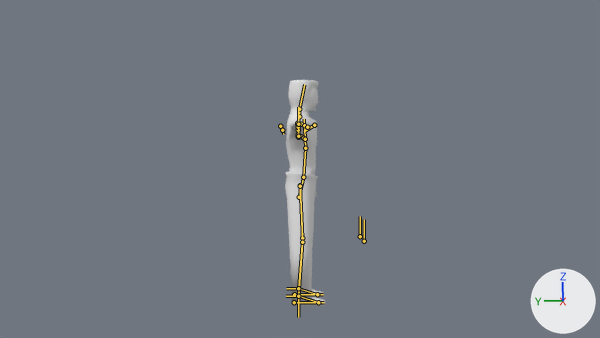
Before and after pictures for a commit that changed the Blender file P3D Tutorial/design/Character1/Character1.blend.
One viewpoint serves both versions: the file's camera 'Camera'. Lighting does not change. The marker at lower right points along +X, +Y and +Z. The bones that bend it are drawn over the model as lines.

Names of what the first picture shows: 'Character'.
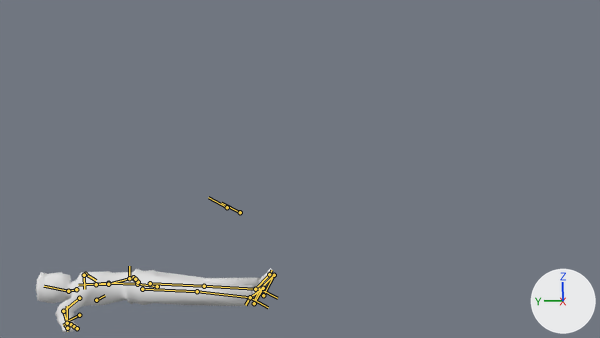
The newer file adds an action. The first version stands in its rest pose; the second is drawn at frame 20 of the action 'defeated'.

What differs and where, as boxes [x1, y1, x2, y2] in the pictures (600 x 338 px):
'Character', posed (483% wider, 72% shorter): before [285, 80, 325, 306]; after [36, 269, 274, 332]
bone 'hips.001', root to tip: before (303, 177) to (299, 197); after (137, 284) to (157, 286)
bone 'spine', root to tip: before (303, 177) to (305, 148); after (137, 284) to (108, 283)
bone 'chest', root to tip: before (305, 148) to (304, 119); after (108, 283) to (78, 285)
bone 'neck', root to tip: before (299, 116) to (299, 109); after (76, 289) to (68, 291)
bone 'head', root to tip: before (299, 109) to (304, 84); after (68, 291) to (44, 286)
bone 'thumb.01.L', root to tip: before (301, 136) to (303, 138); after (134, 278) to (136, 280)
bone 'palm.02.L', root to tip: before (298, 136) to (298, 137); after (133, 277) to (135, 279)
bone 'f_middle.01.L', root to tip: before (298, 137) to (298, 137); after (135, 279) to (137, 284)
bone 'upper_arm_IK.R', root to tip: before (280, 126) to (280, 126); after (79, 315) to (68, 320)
bone 'arm_IK_main.L', root to tip: before (298, 136) to (298, 123); after (129, 278) to (129, 266)
bone 'foot_IK_main.L', root to tip: before (298, 288) to (298, 308); after (260, 289) to (277, 298)
bone 'pole_target.L', root to tip: before (360, 236) to (360, 216); after (240, 212) to (221, 203)
bone 'foot_IK_main.R', root to tip: before (298, 296) to (298, 317); after (250, 297) to (268, 307)
bone 'pole_target.R', root to tip: before (364, 241) to (364, 219); after (227, 207) to (208, 197)
bone 'arm_IK_main.R', root to tip: before (298, 124) to (298, 107); after (67, 323) to (67, 306)

What changed in the scene script:
```text
Change bone_hips_001:
    where bone_hips_001 = bpy.data.objects['metarig'].pose.bones['hips.001']
    bone_hips_001.location: (0.0, 0.0, 0.0) -> (0.0, 1.062, 1.061)
    bone_hips_001.rotation_quaternion: (1.0, 0.0, 0.0, 0.0) -> (0.664, -0.744, 0.076, 0.0)  # degrees (0, 0, 0) -> degrees (-97, 6, -7)
Change bone_spine:
    where bone_spine = bpy.data.objects['metarig'].pose.bones['spine']  # child of 'hips'
    bone_spine.rotation_quaternion: (1.0, 0.0, 0.0, 0.0) -> (0.694, -0.72, 0.0, 0.0)  # degrees (0, 0, 0) -> degrees (-92, 0, 0)
Change bone_chest:
    where bone_chest = bpy.data.objects['metarig'].pose.bones['chest']  # child of 'spine'
    bone_chest.rotation_quaternion: (1.0, 0.0, 0.0, 0.0) -> (0.999, 0.01, -0.011, 0.032)  # degrees (0, 0, 0) -> degrees (1, -1, 4)
Change bone_neck:
    where bone_neck = bpy.data.objects['metarig'].pose.bones['neck']  # child of 'chest'
    bone_neck.rotation_quaternion: (1.0, 0.0, 0.0, 0.0) -> (0.979, -0.045, 0.004, 0.2)  # degrees (0, 0, 0) -> degrees (-5, 1, 23)
Change bone_head:
    where bone_head = bpy.data.objects['metarig'].pose.bones['head']  # child of 'neck'
    bone_head.rotation_quaternion: (1.0, 0.0, 0.0, 0.0) -> (0.706, -0.709, 0.0, 0.0)  # degrees (0, 0, 0) -> degrees (-90, 0, 0)
Change bone_thumb_01_l:
    where bone_thumb_01_l = bpy.data.objects['metarig'].pose.bones['thumb.01.L']  # child of 'hand.L'
    bone_thumb_01_l.rotation_quaternion: (1.0, 0.0, 0.0, 0.0) -> (0.985, 0.147, 0.093, -0.012)  # degrees (0, 0, 0) -> degrees (17, 11, 0)
Change bone_palm_02_l:
    where bone_palm_02_l = bpy.data.objects['metarig'].pose.bones['palm.02.L']  # child of 'hand.L'
    bone_palm_02_l.rotation_quaternion: (1.0, 0.0, 0.0, 0.0) -> (0.972, 0.229, -0.004, -0.05)  # degrees (0, 0, 0) -> degrees (27, 1, -6)
Change bone_f_middle_01_l:
    where bone_f_middle_01_l = bpy.data.objects['metarig'].pose.bones['f_middle.01.L']  # child of 'palm.02.L'
    bone_f_middle_01_l.rotation_quaternion: (1.0, 0.0, 0.0, 0.0) -> (0.971, 0.225, -0.081, 0.024)  # degrees (0, 0, 0) -> degrees (26, -10, 1)
Change bone_upper_arm_ik_r:
    where bone_upper_arm_ik_r = bpy.data.objects['metarig'].pose.bones['upper_arm_IK.R']  # child of 'shoulder.R'
    bone_upper_arm_ik_r.rotation_quaternion: (1.0, 0.0, 0.0, 0.0) -> (0.998, -0.004, 0.0, -0.069)  # degrees (0, 0, 0) -> degrees (0, 0, -8)
Change bone_arm_ik_main_l:
    where bone_arm_ik_main_l = bpy.data.objects['metarig'].pose.bones['arm_IK_main.L']
    bone_arm_ik_main_l.location: (0.0, 0.0, 0.0) -> (-0.031, -1.248, -1.482)
Change bone_foot_ik_main_l:
    where bone_foot_ik_main_l = bpy.data.objects['metarig'].pose.bones['foot_IK_main.L']
    bone_foot_ik_main_l.location: (0.0, 0.0, 0.0) -> (-0.031, -0.001, 0.302)
    bone_foot_ik_main_l.rotation_quaternion: (1.0, 0.0, 0.0, 0.0) -> (0.855, -0.519, 0.0, 0.0)  # degrees (0, 0, 0) -> degrees (-63, 0, 0)
Change bone_pole_target_l:
    where bone_pole_target_l = bpy.data.objects['metarig'].pose.bones['pole_target.L']  # child of 'foot_IK_main.L'
    bone_pole_target_l.location: (0.0, 0.0, 0.0) -> (-0.266, -0.009, 0.0)
Change bone_foot_ik_main_r:
    where bone_foot_ik_main_r = bpy.data.objects['metarig'].pose.bones['foot_IK_main.R']
    bone_foot_ik_main_r.location: (0.0, 0.0, 0.0) -> (0.0, 0.009, 0.36)
    bone_foot_ik_main_r.rotation_quaternion: (1.0, 0.0, 0.0, 0.0) -> (-0.823, 0.487, -0.251, 0.148)  # degrees (0, 0, 0) -> degrees (-65, 16, -30)
Change bone_pole_target_r:
    where bone_pole_target_r = bpy.data.objects['metarig'].pose.bones['pole_target.R']  # child of 'foot_IK_main.R'
    bone_pole_target_r.location: (0.0, 0.0, 0.0) -> (0.276, 0.058, -0.063)
Change bone_arm_ik_main_r:
    where bone_arm_ik_main_r = bpy.data.objects['metarig'].pose.bones['arm_IK_main.R']
    bone_arm_ik_main_r.location: (0.0, 0.0, 0.0) -> (0.025, -1.284, -1.499)
```
